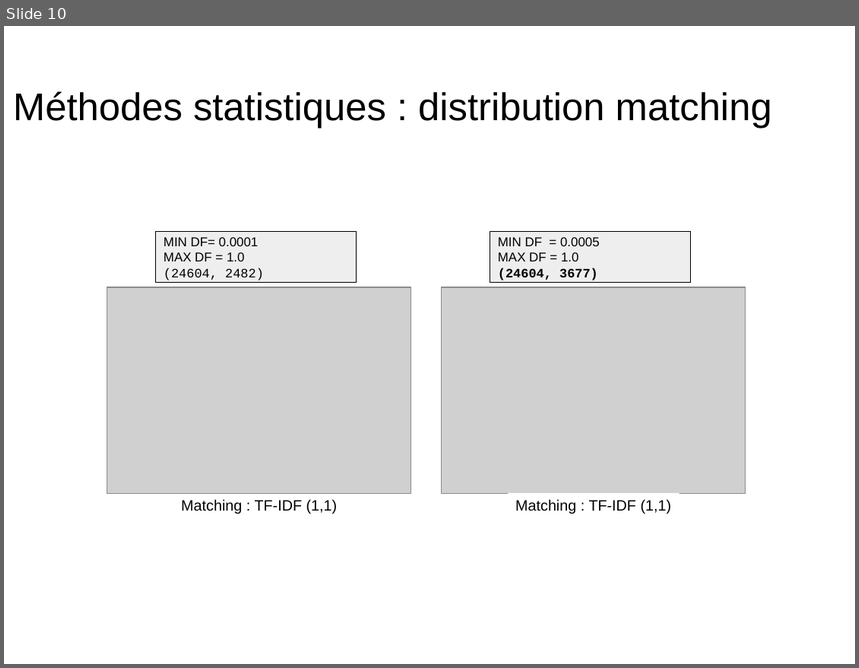
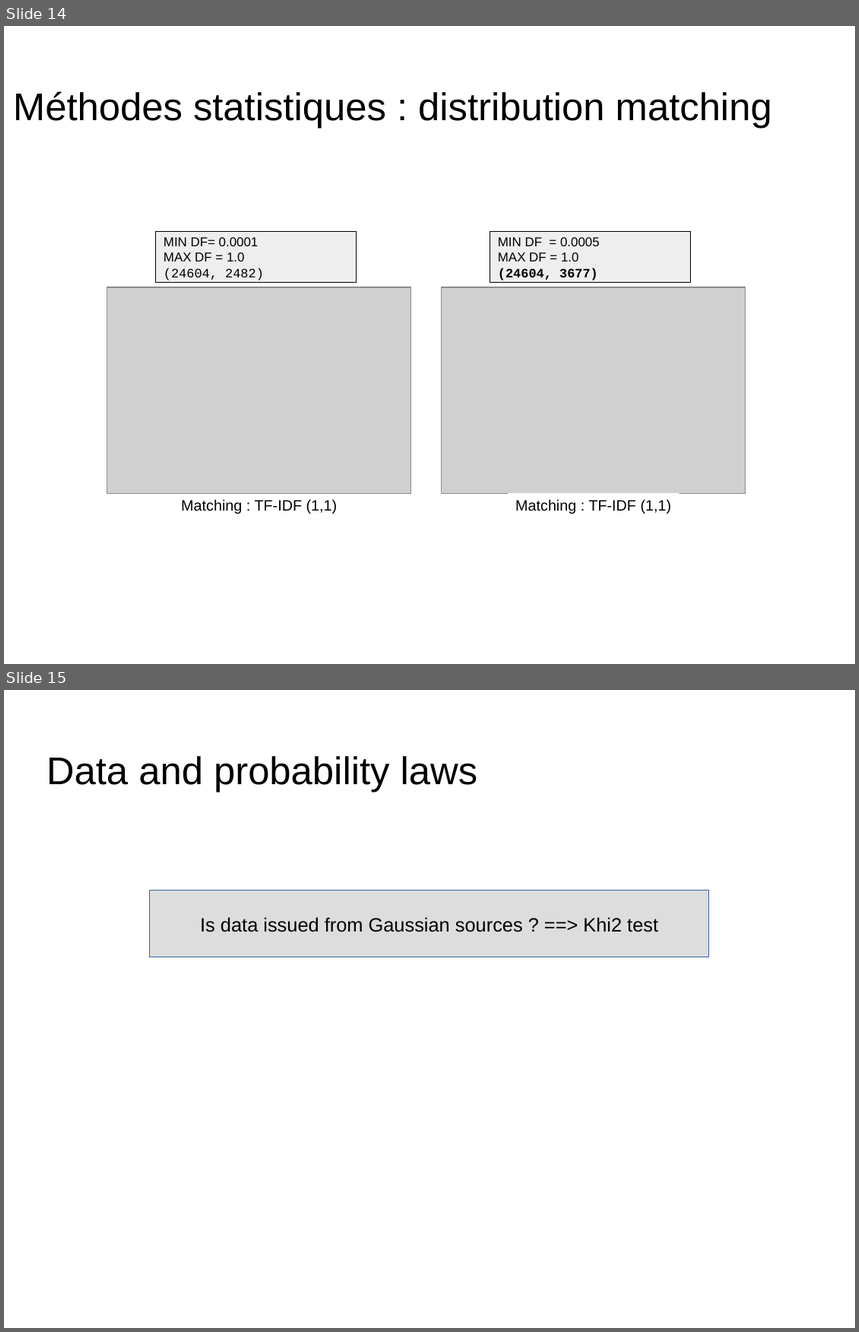
Before and after one commit to dataforcast/OC_Datascientist, a slide deck: P6/report/Openclassrooms_ParcoursDatascientist_P6-V1.odp. Shown one above the other, each under a label of ours: slide 10 before the commit, slides 14 and 15 after it. The pictures are 859x668 and 859x1332 pixels, drawn with LibreOffice and Linux fonts; fonts in the diff are those of the drawing; grey boxes stand for pictures; background and template pictures are left out. Boxes give left, top, right and bottom in pixels: in the first picture for what was removed or moved away, otherwise in the second. Text is boxed around its words. In the diff, an @@ line names an element or a change of style, - is before the commit and + after.

```diff
--- a/P6/report/Openclassrooms_ParcoursDatascientist_P6-V1.odp
+++ b/P6/report/Openclassrooms_ParcoursDatascientist_P6-V1.odp
@@ slide 15 added at [4,690,855,1328], background picture (left out) @@
@@ title added at [47,756,478,792], 36 pt, text #000000 @@
+Data and probability laws
@@ rectangle added at [150,891,709,958], fill #DDDDDD, outline #3465A4 0 pt, 18 pt, text #000000 @@
+Is data issued from Gaussian sources ? ==> Khi2 test
@@ what was slide 10 is now slide 14 @@
```
Also in this commit, not shown: 7 slides changed, 7 other slides added, 1 slide removed, 6 other files.
